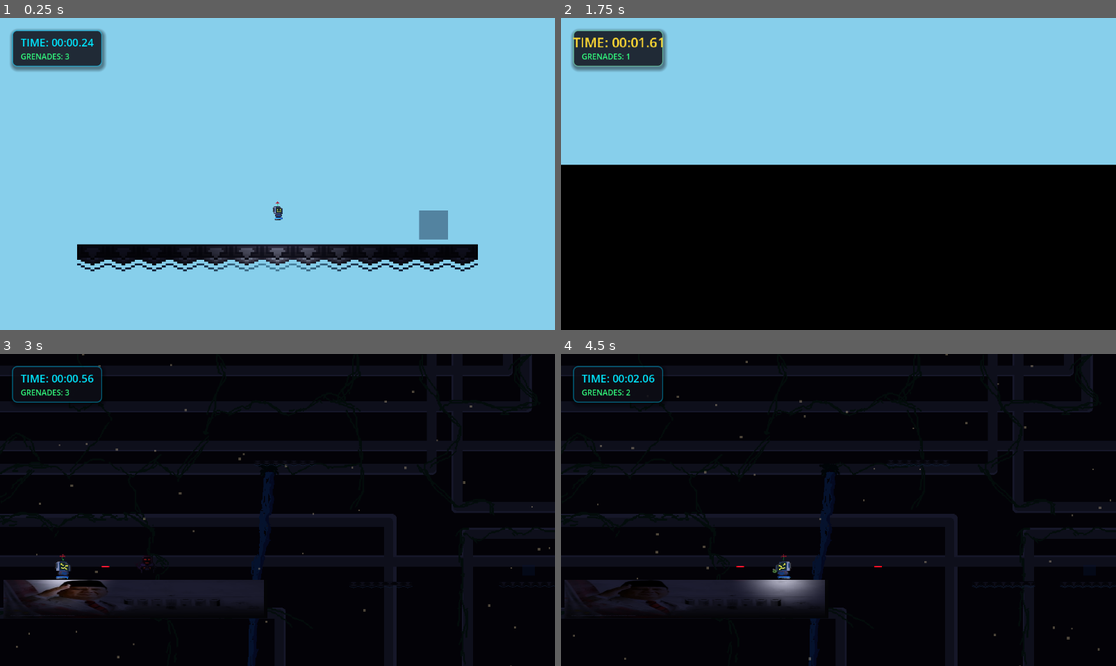
Above: before the commit, frames 1-4 (two rows, left to right).
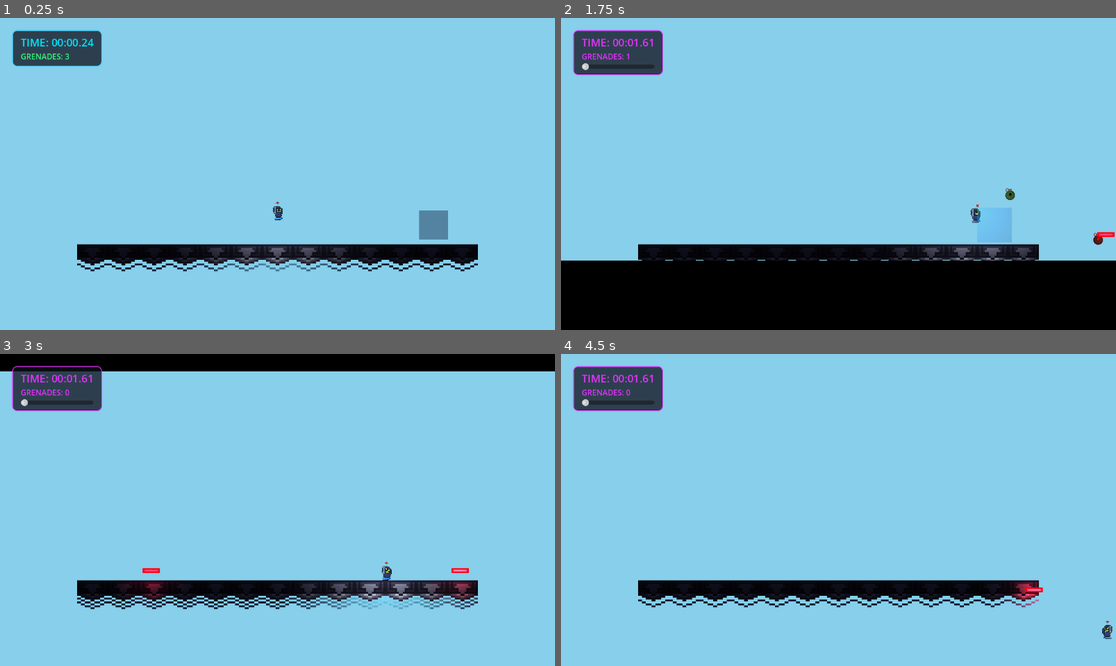
Above: after the commit, the same moments.

Repository: rafiathallah3/Reverse-Poppy
Game: Godot game, scene res://scene/level1.tscn
Same seed, same stepped clock (60 frames per second), same inputs: the game is played once before the commit and once after it. This scene is started directly instead of the project's main scene.
Inputs (mouse positions are in pixels of both pictures, inside the frame that each line leads up to):
- Up to frame 1 (0.25 s): no input
- Up to frame 2 (1.75 s): tap Enter at 0.5 s; move the mouse to (960, 158) at 0.52 s; hold F (grenade) 0.53-1.28 s; hold D (move_right) from 0.53 s (still down); click (960, 158) at 0.67 s; tap Space (jump) at 0.77, 1.52 s; tap E (shoot) at 0.8, 1.35 s; move the mouse to (727, 189) at 1.27 s; tap F (grenade) at 1.55 s
- Up to frame 3 (3 s): move the mouse to (333, 441) at 2.02 s; release D (move_right) at 2.03 s; hold A (move_left) 2.03-2.78 s; hold F (grenade) 2.03-2.78 s; tap E (shoot) at 2.3, 2.85 s; move the mouse to (249, 572) at 2.77 s; hold D (move_right) from 2.78 s (still down); click (249, 572) at 2.92 s
- Up to frame 4 (4.5 s): tap Space (jump) at 3.02, 3.77 s; tap F (grenade) at 3.05 s; move the mouse to (1005, 556) at 3.52 s; hold E (shoot) 3.53-4.28 s; tap Enter at 3.6 s; move the mouse to (672, 463) at 4.27 s; release D (move_right) at 4.28 s; hold A (move_left) from 4.28 s (still down); tap Keypad Enter at 4.35 s

The runs differ from the first frame. In frame 1, 0.6% of the frame differs, in the area x 1-20%, y 3-18%; in frame 2, 30%; in frame 3, 94%; in frame 4, 98%, in the area x 0-100%, y 0-100%.

Commit message:
Updated Timer and Slider
Timer now goes in between scenes
And Updated slider to be below the scene

Diff:
--- a/game_manager.tscn
+++ b/game_manager.tscn
@@ -73,6 +73,16 @@
 [sub_resource type="RectangleShape2D" id="RectangleShape2D_eakoi"]
 size = Vector2(77.272675, 133)
 
+[sub_resource type="Gradient" id="Gradient_light"]
+offsets = PackedFloat32Array(0, 0.75)
+colors = PackedColorArray(1, 1, 1, 1, 0, 0, 0, 0)
+
+[sub_resource type="GradientTexture2D" id="GradientTexture2D_light"]
+gradient = SubResource("Gradient_light")
+fill = 1
+fill_from = Vector2(0.5, 0.5)
+fill_to = Vector2(0.85, 0.85)
+
 [sub_resource type="RectangleShape2D" id="RectangleShape2D_8jrwq"]
 size = Vector2(1246.5455, 225)
 
@@ -140,7 +150,7 @@
 shader_parameter/noise_strength = 0.08
 
 [sub_resource type="RectangleShape2D" id="RectangleShape2D_tmn8n"]
-size = Vector2(2643.1816, 316.66672)
+size = Vector2(2840.909, 316.66672)
 
 [sub_resource type="AtlasTexture" id="AtlasTexture_tmn8n"]
 atlas = ExtResource("13_2tadr")
@@ -185,39 +195,28 @@
 "speed": 4.0
 }]
 
-[sub_resource type="Gradient" id="Gradient_light"]
-offsets = PackedFloat32Array(0, 0.75)
-colors = PackedColorArray(1, 1, 1, 1, 0, 0, 0, 0)
-
-[sub_resource type="GradientTexture2D" id="GradientTexture2D_light"]
-gradient = SubResource("Gradient_light")
-fill = 1
-fill_from = Vector2(0.5, 0.5)
-fill_to = Vector2(0.85, 0.85)
-
 [node name="GameManager" type="Node2D" unique_id=323088821]
 position = Vector2(404, 440)
 scale = Vector2(0.44, 0.36)
 script = ExtResource("1_70yv6")
 
-[node name="Camera2D" type="Camera2D" parent="."]
+[node name="Camera2D" type="Camera2D" parent="." unique_id=196686603]
 position = Vector2(-918.1818, -1222.2222)
 anchor_mode = 0
 
-[node name="CanvasModulate" type="CanvasModulate" parent="."]
+[node name="CanvasModulate" type="CanvasModulate" parent="." unique_id=1522020407]
 color = Color(0.12, 0.12, 0.2, 1)
-
 
 [node name="BackgroundCanvas" type="CanvasLayer" parent="." unique_id=987293817]
 layer = -100
 
 [node name="SkyBackground" type="TextureRect" parent="BackgroundCanvas" unique_id=987293818]
+modulate = Color(0.12, 0.12, 0.2, 1)
 anchors_preset = 15
 anchor_right = 1.0
 anchor_bottom = 1.0
 grow_horizontal = 2
 grow_vertical = 2
-modulate = Color(0.12, 0.12, 0.2, 1)
 texture = ExtResource("2_tmn8n")
 expand_mode = 1
 stretch_mode = 6
@@ -241,10 +240,7 @@
 [node name="Player (Testing)" type="CharacterBody2D" parent="." unique_id=682974834]
 position = Vector2(-435, -30)
 script = ExtResource("2_d5upp")
-shoot_cooldown = 0.3
-grenade_cooldown = 0.6
-max_bullets = 30
-max_grenades = 3
+max_bullets = 15
 metadata/_edit_group_ = true
 
 [node name="AnimatedSprite2D" type="AnimatedSprite2D" parent="Player (Testing)" unique_id=94201368]
@@ -258,12 +254,11 @@
 position = Vector2(5.454529, 10.5)
 shape = SubResource("RectangleShape2D_eakoi")
 
-[node name="PointLight2D" type="PointLight2D" parent="Player (Testing)"]
+[node name="PointLight2D" type="PointLight2D" parent="Player (Testing)" unique_id=1508083128]
 position = Vector2(5.45, 10.5)
 energy = 1.3
 texture = SubResource("GradientTexture2D_light")
 texture_scale = 12.0
-
 
 [node name="StaticBody2D" type="StaticBody2D" parent="." unique_id=899829669]
 position = Vector2(-32, 8)
@@ -572,7 +567,7 @@
 script = ExtResource("12_le433")
 
 [node name="CollisionShape2D" type="CollisionShape2D" parent="Area2D (Death Area)" unique_id=224014603]
-position = Vector2(1221.5908, -13.888916)
+position = Vector2(1122.7272, -13.888916)
 shape = SubResource("RectangleShape2D_tmn8n")
 
 [node name="Node2D" type="Node2D" parent="." unique_id=19900476]
--- a/project.godot
+++ b/project.godot
@@ -14,6 +14,10 @@
 run/main_scene="uid://b7ka55n8a4okr"
 config/features=PackedStringArray("4.6", "Mobile")
 config/icon="res://icon.svg"
+
+[autoload]
+
+SceneTransition="*res://scripts/scene_transition.gd"
 
 [editor_plugins]
 
@@ -52,7 +56,3 @@
 rendering_device/driver.windows="d3d12"
 renderer/rendering_method="mobile"
 environment/defaults/default_clear_color=Color(0.53, 0.81, 0.92, 1)
-
-[autoload]
-
-SceneTransition="*res://scripts/scene_transition.gd"
--- a/scene/level1.tscn
+++ b/scene/level1.tscn
@@ -89,9 +89,6 @@
 [sub_resource type="RectangleShape2D" id="RectangleShape2D_player"]
 size = Vector2(40, 40)
 
-[sub_resource type="CircleShape2D" id="CircleShape2D_trigger"]
-radius = 60.0
-
 [sub_resource type="Gradient" id="Gradient_light"]
 offsets = PackedFloat32Array(0, 0.75)
 colors = PackedColorArray(1, 1, 1, 1, 0, 0, 0, 0)
@@ -102,6 +99,9 @@
 fill_from = Vector2(0.5, 0.5)
 fill_to = Vector2(0.85, 0.85)
 
+[sub_resource type="CircleShape2D" id="CircleShape2D_trigger"]
+radius = 60.0
+
 [node name="Level1" type="Node2D" unique_id=210175747]
 
 [node name="Background" type="Sprite2D" parent="." unique_id=351554841]
@@ -111,9 +111,8 @@
 [node name="Camera2D" type="Camera2D" parent="." unique_id=1033805849]
 position = Vector2(576, 324)
 
-[node name="CanvasModulate" type="CanvasModulate" parent="."]
+[node name="CanvasModulate" type="CanvasModulate" parent="." unique_id=543215980]
 color = Color(0.12, 0.12, 0.2, 1)
-
 
 [node name="BrownBlackBlock" type="StaticBody2D" parent="." unique_id=1987437207]
 position = Vector2(576, 500)
@@ -224,15 +223,15 @@
 [node name="CollisionShape2D" type="CollisionShape2D" parent="Player" unique_id=429751990]
 shape = SubResource("RectangleShape2D_player")
 
-[node name="PointLight2D" type="PointLight2D" parent="Player"]
+[node name="PointLight2D" type="PointLight2D" parent="Player" unique_id=2039912630]
 energy = 1.3
 texture = SubResource("GradientTexture2D_light")
 texture_scale = 12.0
 
-
 [node name="TimeTriggerArea" type="Area2D" parent="." unique_id=1642914011]
 position = Vector2(900, 430)
 script = ExtResource("6_time_trigger")
+is_final_trigger = true
 
 [node name="PortalVisual" type="ColorRect" parent="TimeTriggerArea" unique_id=1538575109]
 offset_left = -30.0
--- a/scripts/scene_transition.gd
+++ b/scripts/scene_transition.gd
@@ -3,57 +3,50 @@
 var elapsed_time: float = 0.0
 var is_timer_running: bool = true
 
-# UI Nodes created programmatically
+# GLOBAL REVERSE STATE
+var is_reversing: bool = false
+
+# UI Nodes
 var canvas_layer: CanvasLayer
 var timer_panel: PanelContainer
 var timer_label: Label
 var grenade_label: Label
 var black_overlay: ColorRect
+var time_slider: HSlider
 
 func _ready() -> void:
-	process_mode = PROCESS_MODE_ALWAYS # Keep running even if level is paused
+	process_mode = PROCESS_MODE_ALWAYS
 	setup_ui()
 
 func setup_ui() -> void:
-	# Create CanvasLayer on top of everything
 	canvas_layer = CanvasLayer.new()
 	canvas_layer.layer = 128
 	canvas_layer.name = "SceneTransitionCanvas"
 	add_child(canvas_layer)
 
-	# Create Black Overlay for transitions
 	black_overlay = ColorRect.new()
 	black_overlay.name = "BlackOverlay"
 	black_overlay.color = Color(0.0, 0.0, 0.0, 1.0)
 	black_overlay.set_anchors_preset(Control.PRESET_FULL_RECT)
 	canvas_layer.add_child(black_overlay)
-
-	# Move the overlay below the screen initially
-	# We defer this to ensure viewport is initialized and has size
 	call_deferred("reset_overlay_position")
 
-	# Create the Timer UI Panel (Glassmorphism design)
 	timer_panel = PanelContainer.new()
 	timer_panel.name = "TimerPanel"
 	timer_panel.position = Vector2(25, 25)
 
-	# Apply premium flat StyleBox
 	var style_box = StyleBoxFlat.new()
-	style_box.bg_color = Color(0.06, 0.06, 0.1, 0.75) # Translucent dark blue-grey
+	style_box.bg_color = Color(0.06, 0.06, 0.1, 0.75)
 	style_box.border_width_left = 2
 	style_box.border_width_top = 2
 	style_box.border_width_right = 2
 	style_box.border_width_bottom = 2
-	style_box.border_color = Color(0.0, 0.8, 1.0, 0.45) # Sleek glowing cyan outline
+	style_box.border_color = Color(0.0, 0.8, 1.0, 0.45)
 	style_box.set_corner_radius_all(10)
-	style_box.shadow_color = Color(0, 0, 0, 0.4)
-	style_box.shadow_size = 8
-	style_box.shadow_offset = Vector2(2, 4)
 	timer_panel.add_theme_stylebox_override("panel", style_box)
 
 	canvas_layer.add_child(timer_panel)
 
-	# Margin Container inside panel for elegant padding
 	var margin_container = MarginContainer.new()
 	margin_container.add_theme_constant_override("margin_left", 16)
 	margin_container.add_theme_constant_override("margin_right", 16)
@@ -61,28 +54,31 @@
 	margin_container.add_theme_constant_override("margin_bottom", 8)
 	timer_panel.add_child(margin_container)
 
-	# VBoxContainer to stack Timer and Grenade counter vertically
 	var vbox = VBoxContainer.new()
 	vbox.add_theme_constant_override("separation", 2)
 	margin_container.add_child(vbox)
 
-	# Label for modern digital stopwatch text
 	timer_label = Label.new()
-	timer_label.name = "TimerLabel"
 	timer_label.text = "TIME: 00:00.00"
 	timer_label.add_theme_font_size_override("font_size", 22)
-	timer_label.add_theme_color_override("font_color", Color(0.0, 0.9, 1.0)) # Bright glowing cyan
-	# Set pivot to center for the win-animation scale effect
-	timer_label.pivot_offset = Vector2(70, 15)
+	timer_label.add_theme_color_override("font_color", Color(0.0, 0.9, 1.0))
 	vbox.add_child(timer_label)
 
-	# Label for grenade counter
 	grenade_label = Label.new()
-	grenade_label.name = "GrenadeLabel"
 	grenade_label.text = "GRENADES: 3"
 	grenade_label.add_theme_font_size_override("font_size", 16)
-	grenade_label.add_theme_color_override("font_color", Color(0.2, 1.0, 0.5)) # Bright glowing neon green
+	grenade_label.add_theme_color_override("font_color", Color(0.2, 1.0, 0.5))
 	vbox.add_child(grenade_label)
+
+	time_slider = HSlider.new()
+	time_slider.max_value = 5.0
+	time_slider.step = 0.01
+	time_slider.visible = false
+	time_slider.value_changed.connect(_on_slider_changed)
+	vbox.add_child(time_slider)
+
+func _on_slider_changed(value: float) -> void:
+	get_tree().call_group("rewindable_objects", "scrub_time", value * 1000.0)
 
 func reset_overlay_position() -> void:
 	var viewport_size = get_viewport().get_visible_rect().size
@@ -96,97 +92,83 @@
 	update_grenade_counter()
 
 func update_timer_text() -> void:
-	if not timer_label:
-		return
+	if not timer_label: return
 	var minutes = int(elapsed_time / 60.0)
 	var seconds = int(elapsed_time) % 60
 	var centiseconds = int((elapsed_time - int(elapsed_time)) * 100)
 	timer_label.text = "TIME: %02d:%02d.%02d" % [minutes, seconds, centiseconds]
 
 func update_grenade_counter() -> void:
-	if not grenade_label:
-		return
-
+	if not grenade_label: return
 	var current_scene = get_tree().current_scene
-	if not current_scene:
-		grenade_label.text = "GRENADES: --"
-		return
-
+	if not current_scene: return
 	var player = current_scene.get_node_or_null("Player")
-	if not player:
-		player = current_scene.get_node_or_null("Player (Testing)")
-
+	if not player: player = current_scene.get_node_or_null("Player (Testing)")
 	if player and "grenades" in player:
 		grenade_label.text = "GRENADES: %d" % player.grenades
-	else:
-		grenade_label.text = "GRENADES: --"
+
+func start_reverse_sequence() -> void:
+	is_reversing = true
+	is_timer_running = false
+	timer_label.add_theme_color_override("font_color", Color(0.9, 0.2, 1.0))
+	grenade_label.add_theme_color_override("font_color", Color(0.9, 0.2, 1.0))
+	var style_box = timer_panel.get_theme_stylebox("panel") as StyleBoxFlat
+	if style_box:
+		style_box.border_color = Color(0.9, 0.2, 1.0, 0.8)
+	time_slider.visible = true
+	complete_level()
 
 func complete_level() -> void:
-	if not is_timer_running:
-		return
-
-	is_timer_running = false
-
-	# 1. Premium level completion micro-animation
-	# Freeze timer and animate label to a golden color with a subtle pulsing bounce
-	var pulse_tween = create_tween()
-	pulse_tween.set_ease(Tween.EASE_OUT)
-	pulse_tween.set_trans(Tween.TRANS_ELASTIC)
-	pulse_tween.tween_property(timer_label, "scale", Vector2(1.25, 1.25), 0.3)
-	timer_label.add_theme_color_override("font_color", Color(1.0, 0.85, 0.2)) # Premium gold finish
-
-	# Update outline to gold
-	var style_box = timer_panel.get_theme_stylebox("panel") as StyleBoxFlat
-	if style_box:
-		var border_tween = create_tween()
-		border_tween.tween_property(style_box, "border_color", Color(1.0, 0.85, 0.2, 0.8), 0.3)
-
-	# 2. Black transition background slides up to fill screen
+	# Animation
 	var viewport_size = get_viewport().get_visible_rect().size
-	black_overlay.size = viewport_size
-	# Ensure it starts from the bottom
 	black_overlay.position = Vector2(0, viewport_size.y)
-
-	var slide_in_tween = create_tween()
-	slide_in_tween.set_ease(Tween.EASE_OUT)
-	slide_in_tween.set_trans(Tween.TRANS_CUBIC)
-	# Tween to fill screen at y = 0
-	slide_in_tween.tween_property(black_overlay, "position", Vector2.ZERO, 0.6)
-
-	# Wait for the screen to be fully covered
-	await slide_in_tween.finished
-
-	# Pause for a split second for cinematic pacing
+	var tween = create_tween()
+	tween.tween_property(black_overlay, "position", Vector2.ZERO, 0.6)
+	await tween.finished
 	await get_tree().create_timer(0.2).timeout
 
-	# 3. Transition to next level
+	# --- OPTIMIZED: AUTO-SCALING LEVEL ROUTING ---
 	var current_scene_path = get_tree().current_scene.scene_file_path
-	var next_scene_path = "res://scene/level1.tscn"
-	if current_scene_path.contains("level1.tscn"):
-		next_scene_path = "res://game_manager.tscn"
+	var next_scene_path = ""
+
+	# Extract the number from the filename (e.g., "level2.tscn" -> 2)
+	var level_number = 0
+	var regex = RegEx.new()
+	regex.compile("\\d+")
+	var result = regex.search(current_scene_path)
+	if result:
+		level_number = int(result.get_string())
+
+	if not is_reversing:
+		# GOING FORWARD
+		if current_scene_path.contains("game_manager"):
+			next_scene_path = "res://scene/level1.tscn"
+		else:
+			next_scene_path = "res://scene/level" + str(level_number + 1) + ".tscn"
+
+	else:
+		# GOING BACKWARD
+		if level_number > 1:
+			next_scene_path = "res://scene/level" + str(level_number - 1) + ".tscn"
+		elif level_number == 1:
+			next_scene_path = "res://scene/game_manager.tscn"
+		else:
+			# REVERSED ALL THE WAY BACK
+			next_scene_path = "res://scene/StartMenu.tscn"
+			is_reversing = false
+			elapsed_time = 0.0
+			time_slider.visible = false
+			timer_label.add_theme_color_override("font_color", Color(0.0, 0.9, 1.0))
+			grenade_label.add_theme_color_override("font_color", Color(0.2, 1.0, 0.5))
+			var style_box = timer_panel.get_theme_stylebox("panel") as StyleBoxFlat
+			if style_box:
+				style_box.border_color = Color(0.0, 0.8, 1.0, 0.45)
 
 	get_tree().change_scene_to_file(next_scene_path)
-
-	# Wait for the scene change to register and instantiate
 	await get_tree().process_frame
 
-	# Reset timer and UI state back to default cyan/green
-	elapsed_time = 0.0
-	is_timer_running = true
-	timer_label.scale = Vector2.ONE
-	timer_label.add_theme_color_override("font_color", Color(0.0, 0.9, 1.0))
-	grenade_label.add_theme_color_override("font_color", Color(0.2, 1.0, 0.5))
-	if style_box:
-		style_box.border_color = Color(0.0, 0.8, 1.0, 0.45)
+	if not is_reversing:
+		is_timer_running = true
 
-	# 4. Slide the black background up until it's no longer shown
-	var slide_out_tween = create_tween()
-	slide_out_tween.set_ease(Tween.EASE_IN_OUT)
-	slide_out_tween.set_trans(Tween.TRANS_CUBIC)
-	# Slide up off-screen top (position.y = -viewport_height)
-	slide_out_tween.tween_property(black_overlay, "position", Vector2(0, -viewport_size.y), 0.6)
-
-	await slide_out_tween.finished
-
-	# Reset position back to the bottom for the next transition
-	black_overlay.position = Vector2(0, viewport_size.y)
+	var out_tween = create_tween()
+	out_tween.tween_property(black_overlay, "position", Vector2(0, -viewport_size.y), 0.6)
--- a/scripts/time_trigger.gd
+++ b/scripts/time_trigger.gd
@@ -1,4 +1,7 @@
 extends Area2D
+
+# CHECK THIS BOX IN THE INSPECTOR ONLY FOR THE VERY LAST PORTAL
+@export var is_final_trigger: bool = false
 
 var triggered: bool = false
 
@@ -12,23 +15,22 @@
 	if body.name.contains("Player"):
 		triggered = true
 
-		# Disable physics monitoring immediately to prevent double triggers
+		# Disable physics monitoring immediately
 		set_deferred("monitoring", false)
 
-		# Premium imploding fade-out micro-animation of the portal visual
+		# Premium imploding fade-out micro-animation
 		var visual = get_node_or_null("PortalVisual")
 		if visual:
-			# Enable centering for the scale tween
 			visual.pivot_offset = visual.size / 2.0
 			var tween = create_tween()
 			tween.tween_property(visual, "modulate:a", 0.0, 0.4)
 			tween.parallel().tween_property(visual, "scale", Vector2(1.6, 1.6), 0.4)
 
-		# Trigger level completion / scene transition
+		# --- ROUTE TO THE CORRECT GLOBAL FUNCTION ---
 		if get_tree().root.has_node("SceneTransition"):
-			get_node("/root/SceneTransition").complete_level()
-		else:
-			# Fallback to time-reverse state in game manager if no global transition manager exists
-			var game_manager = get_tree().current_scene
-			if game_manager and game_manager.has_method("on_player_entered_trigger"):
-				game_manager.on_player_entered_trigger()
+			if is_final_trigger:
+				# It's the end of the game! Start the reverse phase.
+				get_node("/root/SceneTransition").start_reverse_sequence()
+			else:
+				# Normal level progression.
+				get_node("/root/SceneTransition").complete_level()
Not shown: 1 places in scene/level1.tscn that only renumber resources
